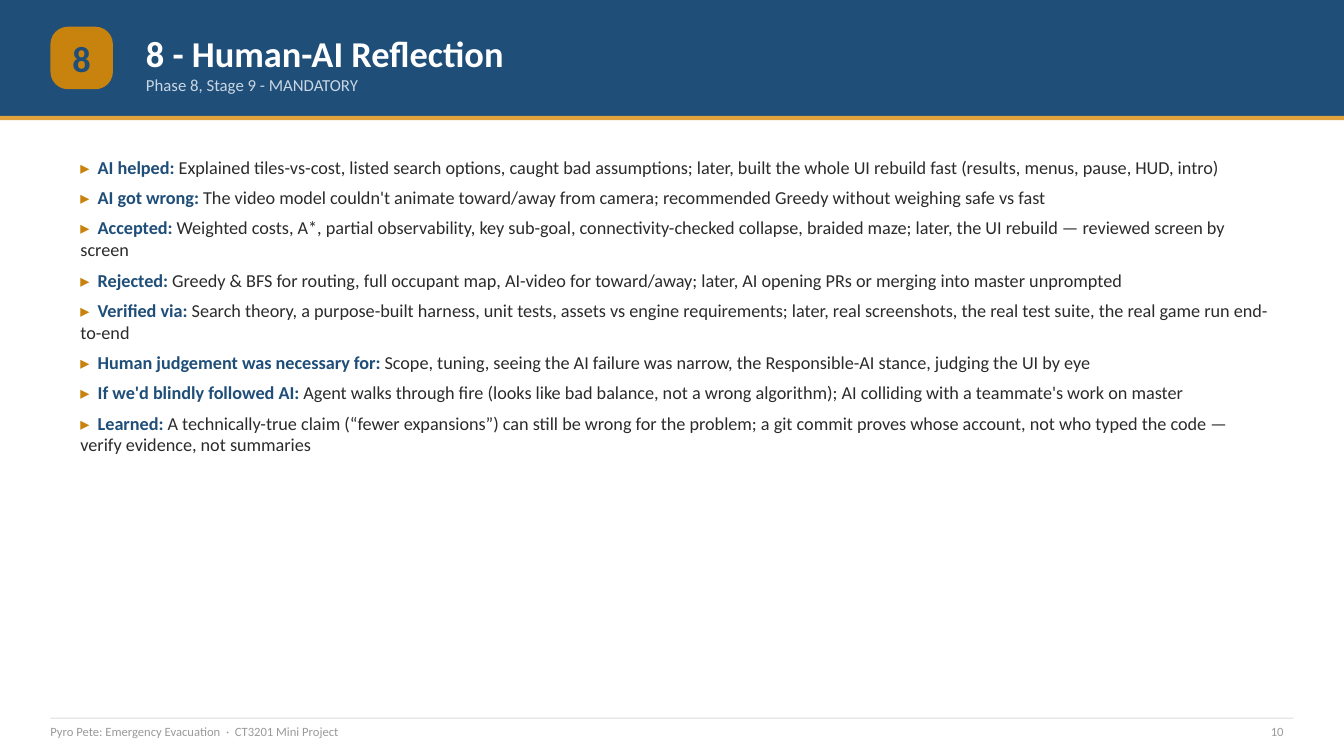
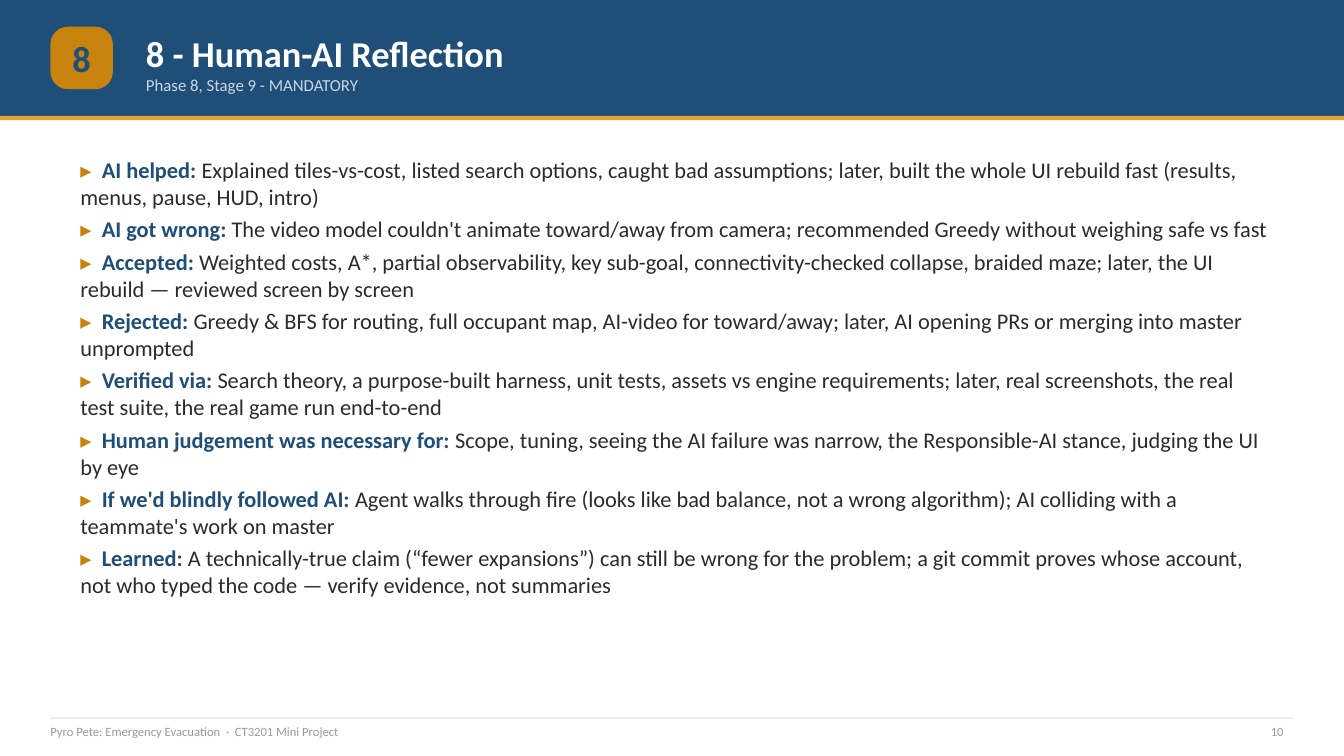
Before and after one commit to Jeb-Lee/CT3201_AI, a slide deck: slide 10 of docs/report/CT3201_Slides.pptx. Drawn at 1344x756 pixels with LibreOffice and Linux fonts; fonts in the diff are those of the drawing. Boxes give left, top, right and bottom in pixels: in the first picture for what was removed or moved away, otherwise in the second. Text is boxed around its words. In the diff, an @@ line names an element or a change of style, - is before the commit and + after.

```diff
--- a/docs/report/CT3201_Slides.pptx
+++ b/docs/report/CT3201_Slides.pptx
@@ text "▸ AI helped: Explained tiles-vs-cost, ..." at (x1=80, y1=162, x2=1267, y2=597): size 13 to 16 pt; less space between paragraphs @@
```
